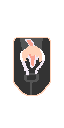
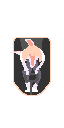
The second w=64, h=128 image is a revision of the first. Changes to its layers:
added layer "legs" above "inner" over [10, 51, 41, 92]
